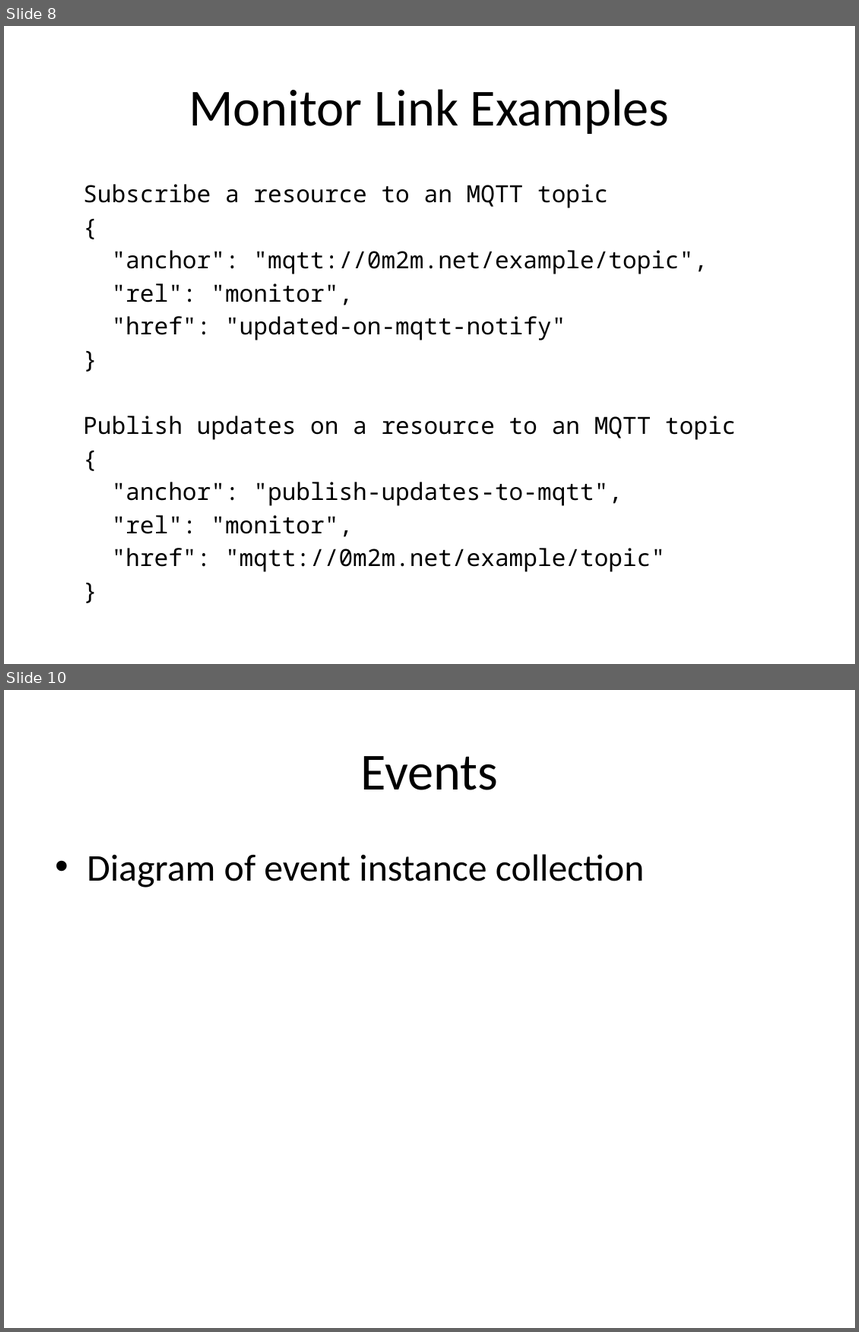
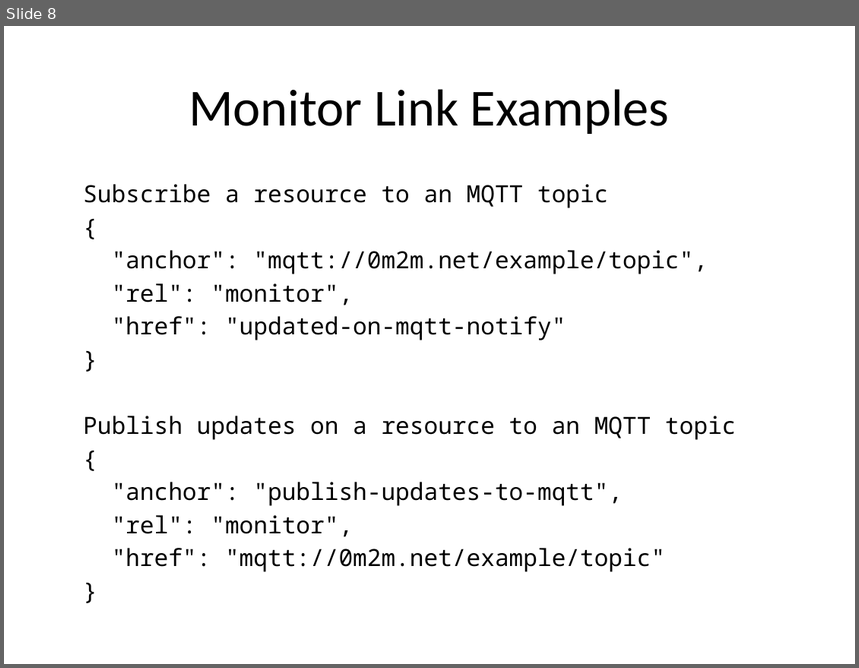
Before and after one commit to connectIOT/iotivity-servient, a slide deck: docs/RESTful Notification.pptx. Shown one above the other, each under a label of ours: slides 8 and 10 before the commit, slide 8 after it; the slides between them are not shown. The pictures are 859x1332 and 859x668 pixels, drawn with LibreOffice and Linux fonts; fonts in the diff are those of the drawing. Boxes give left, top, right and bottom in pixels: in the first picture for what was removed or moved away, otherwise in the second. Text is boxed around its words. In the diff, an @@ line names an element or a change of style, - is before the commit and + after.

```diff
--- a/docs/RESTful Notification.pptx
+++ b/docs/RESTful Notification.pptx
@@ slide 10 removed at (4,690,855,1328), background #FFFFFF @@
@@ title removed at (360,756,498,790) @@
-Events
@@ text removed at (87,854,645,888) @@
-• Diagram of event instance collection
```
Also in this commit, not shown: 4 slides changed, 1 other file.
